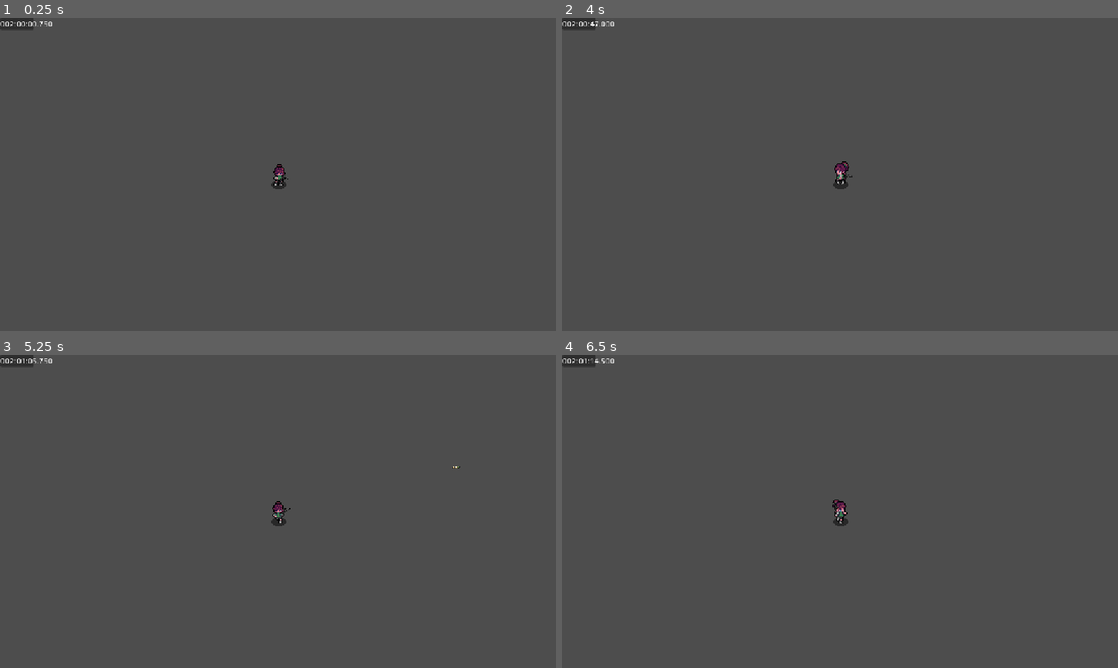
Above: before the commit, frames 1-4 (two rows, left to right).
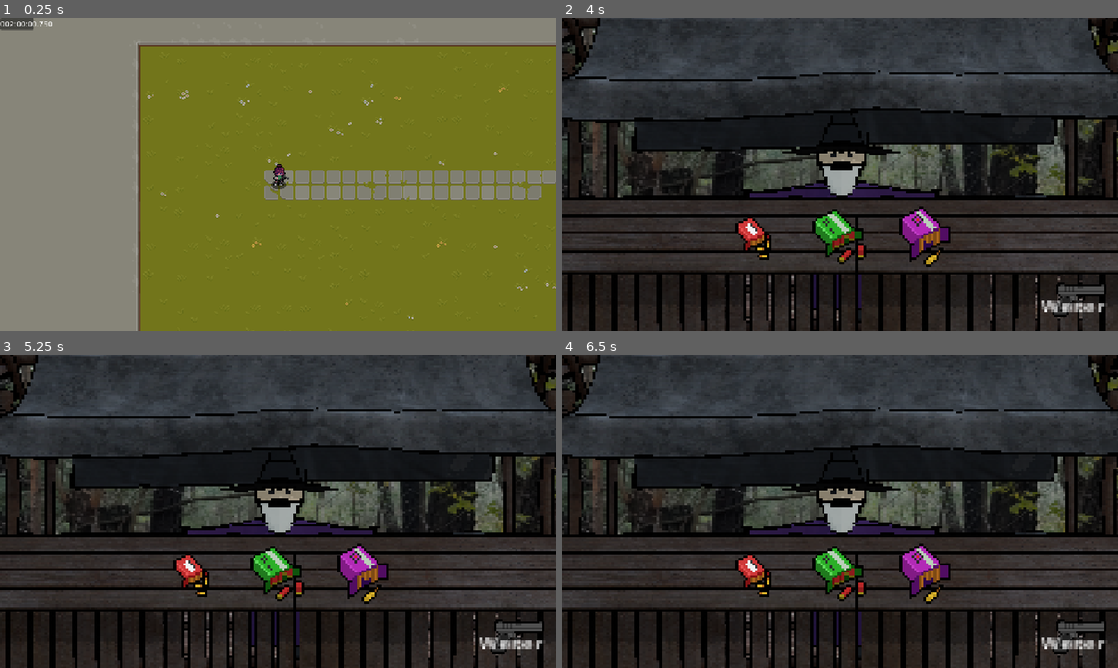
Above: after the commit, the same moments.

Repository: linus-privat/gamejam
Game: Godot game, scene res://scenes/level/level1.tscn
Same seed, same stepped clock (60 frames per second), same inputs: the game is played once before the commit and once after it. Before the commit the project starts from res://scenes/level/level_parent.tscn. The engine's default icon, where the game draws it, is replaced by a stand-in: a white triangle on a blue panel in a dark square.
Inputs (mouse positions are in pixels of both pictures, inside the frame that each line leads up to):
- Up to frame 1 (0.25 s): no input
- Up to frame 2 (4 s): move the mouse to (962, 158) at 0.52 s; hold D (walk right) 0.53-1.28 s; click (962, 158) at 0.6 s; move the mouse to (728, 190) at 1.27 s; hold S (walk down) 1.28-2.03 s; click (728, 190) at 1.35 s; move the mouse to (895, 105) at 2.02 s; hold D (walk right) 2.03-2.78 s; click (895, 105) at 2.1 s; move the mouse to (812, 237) at 2.77 s; hold W (walk up) 2.78-3.53 s; click (812, 237) at 2.85 s; move the mouse to (1006, 221) at 3.52 s; hold A (walk left) from 3.53 s (still down); click (1006, 221) at 3.6 s
- Up to frame 3 (5.25 s): move the mouse to (111, 464) at 4.27 s; click (111, 464) at 4.35 s; move the mouse to (305, 511) at 5.02 s; release A (walk left) at 5.03 s; hold S (walk down) from 5.03 s (still down); click (305, 511) at 5.1 s
- Up to frame 4 (6.5 s): move the mouse to (756, 433) at 5.77 s; release S (walk down) at 5.78 s; hold D (walk right) from 5.78 s (still down); click (756, 433) at 5.85 s

The runs differ from the first frame. In frame 1, 99% of the frame differs, in the area x 0-100%, y 0-100%; in frame 2, 81%; in frame 3, 81%; in frame 4, 81%.

Commit message:
enemie

Diff:
--- a/gamejamgame/project.godot
+++ b/gamejamgame/project.godot
@@ -11,7 +11,7 @@
 [application]
 
 config/name="GameJamGame"
-run/main_scene="uid://bq5i78yipkdi8"
+run/main_scene="uid://cgekm5esv545c"
 config/features=PackedStringArray("4.4", "Mobile")
 config/icon="res://icon.svg"
 
--- a/gamejamgame/scenes/level/level1.tscn
+++ b/gamejamgame/scenes/level/level1.tscn
@@ -1,8 +1,9 @@
-[gd_scene load_steps=5 format=4 uid="uid://cgekm5esv545c"]
+[gd_scene load_steps=6 format=4 uid="uid://cgekm5esv545c"]
 
 [ext_resource type="PackedScene" uid="uid://bq5i78yipkdi8" path="res://scenes/level/level_parent.tscn" id="1_rcrrn"]
 [ext_resource type="Script" uid="uid://dneei4n3tldsf" path="res://scenes/level/level_1.gd" id="2_lm0m4"]
 [ext_resource type="Texture2D" uid="uid://cgcoe3l02845q" path="res://icon.svg" id="3_pgq8h"]
+[ext_resource type="PackedScene" uid="uid://dtg5v5ivr5ylh" path="res://scenes/player/mage.tscn" id="4_5yh3o"]
 
 [sub_resource type="RectangleShape2D" id="RectangleShape2D_gvmle"]
 size = Vector2(67, 53)
@@ -16,7 +17,10 @@
 [node name="StoneLayer" parent="." index="1"]
 tile_map_data = PackedByteArray("AAD//x4AAAABAAEAAAD//x0AAAABAAEAAAD//xwAAAAAAAcAAAD//xsAAAAAAAYAAAD//xoAAAAAAAYAAAD//x …(52800 unchanged characters)…
 
-[node name="Area2D" type="Area2D" parent="." index="5"]
+[node name="Mage" parent="." index="3" instance=ExtResource("4_5yh3o")]
+position = Vector2(753, 97)
+
+[node name="Area2D" type="Area2D" parent="." index="6"]
 
 [node name="CollisionShape2D" type="CollisionShape2D" parent="Area2D" index="0"]
 position = Vector2(767, 258)
--- a/gamejamgame/scenes/player/Enemies.tscn
+++ b/gamejamgame/scenes/player/Enemies.tscn
@@ -1,7 +1,6 @@
-[gd_scene load_steps=3 format=3 uid="uid://def0fwj883mo5"]
+[gd_scene load_steps=2 format=3 uid="uid://def0fwj883mo5"]
 
 [ext_resource type="Script" uid="uid://w2lmjgbeeyg1" path="res://scenes/player/enemies.gd" id="1_5rsm2"]
-[ext_resource type="Texture2D" uid="uid://cgcoe3l02845q" path="res://icon.svg" id="2_5rsm2"]
 
 [node name="Enemies" type="CharacterBody2D"]
 collision_layer = 4
@@ -15,8 +14,4 @@
 
 [node name="CollisionShape2D" type="CollisionShape2D" parent="NoticeArea"]
 
-[node name="Sprite2D" type="Sprite2D" parent="."]
-position = Vector2(30, -5)
-texture = ExtResource("2_5rsm2")
-
 [connection signal="body_entered" from="NoticeArea" to="." method="_on_notice_area_body_entered"]
--- a/gamejamgame/scenes/player/enemies.gd
+++ b/gamejamgame/scenes/player/enemies.gd
@@ -4,7 +4,7 @@
 
 var active: bool = false
 var speed: int = 0
-var max_speed: int = 200
+var max_speed: int = 100
 var speed_multiplier: int = 1
 
 func _process(delta: float) -> void:
--- a/gamejamgame/scenes/player/mage.gd
+++ b/gamejamgame/scenes/player/mage.gd
@@ -1 +1,24 @@
 extends EnemieParent
+
+var attack = false
+
+func _process(delta: float) -> void:
+	if active:
+		$Movement.play("idle")
+		var direction = (Globals.player_pos - position).normalized()
+		velocity = direction * speed * speed_multiplier
+		move_and_collide(velocity * delta)
+	if attack:
+		$DamageArea.global_position = Globals.player_pos
+		$DamageArea.visible = true
+		$DamageArea/Attack.play("attack")
+	else:
+		$DamageArea.visible = false
+
+func _on_attack_trigger_body_entered(body: Node2D) -> void:
+	self.active = false
+	self.attack = true
+
+func _on_attack_trigger_body_exited(body: Node2D) -> void:
+	self.active = true
+	self.attack = false
--- a/gamejamgame/scenes/player/mage.tscn
+++ b/gamejamgame/scenes/player/mage.tscn
@@ -1,14 +1,129 @@
-[gd_scene load_steps=6 format=3 uid="uid://dtg5v5ivr5ylh"]
+[gd_scene load_steps=24 format=3 uid="uid://dtg5v5ivr5ylh"]
 
 [ext_resource type="PackedScene" uid="uid://def0fwj883mo5" path="res://scenes/player/Enemies.tscn" id="1_85jc8"]
 [ext_resource type="Texture2D" uid="uid://b0c0hxsnu4fs1" path="res://assets/characters/enemys/Demons/Mage/Mage_.png" id="1_v3bfl"]
 [ext_resource type="Script" uid="uid://bo53tq5ywi2xn" path="res://scenes/player/mage.gd" id="2_gqmpc"]
+[ext_resource type="Texture2D" uid="uid://b83rj3gachcm5" path="res://assets/characters/enemys/Demons/Mage/mage_atk2.png" id="4_4q7pk"]
 
 [sub_resource type="CircleShape2D" id="CircleShape2D_gqmpc"]
 radius = 12.0
 
 [sub_resource type="CircleShape2D" id="CircleShape2D_4q7pk"]
-radius = 141.128
+radius = 223.397
+
+[sub_resource type="AtlasTexture" id="AtlasTexture_cvnjt"]
+atlas = ExtResource("1_v3bfl")
+region = Rect2(0, 0, 128, 64)
+
+[sub_resource type="AtlasTexture" id="AtlasTexture_qkn1a"]
+atlas = ExtResource("1_v3bfl")
+region = Rect2(128, 0, 128, 64)
+
+[sub_resource type="AtlasTexture" id="AtlasTexture_ufbue"]
+atlas = ExtResource("1_v3bfl")
+region = Rect2(256, 0, 128, 64)
+
+[sub_resource type="AtlasTexture" id="AtlasTexture_am1lp"]
+atlas = ExtResource("1_v3bfl")
+region = Rect2(384, 0, 128, 64)
+
+[sub_resource type="AtlasTexture" id="AtlasTexture_q5eec"]
+atlas = ExtResource("1_v3bfl")
+region = Rect2(512, 0, 128, 64)
+
+[sub_resource type="AtlasTexture" id="AtlasTexture_6vc3l"]
+atlas = ExtResource("1_v3bfl")
+region = Rect2(640, 0, 128, 64)
+
+[sub_resource type="AtlasTexture" id="AtlasTexture_n31fr"]
+atlas = ExtResource("1_v3bfl")
+region = Rect2(768, 0, 128, 64)
+
+[sub_resource type="SpriteFrames" id="SpriteFrames_nd3ju"]
+animations = [{
+"frames": [{
+"duration": 1.0,
+"texture": SubResource("AtlasTexture_cvnjt")
+}, {
+"duration": 1.0,
+"texture": SubResource("AtlasTexture_qkn1a")
+}, {
+"duration": 1.0,
+"texture": SubResource("AtlasTexture_ufbue")
+}, {
+"duration": 1.0,
+"texture": SubResource("AtlasTexture_am1lp")
+}, {
+"duration": 1.0,
+"texture": SubResource("AtlasTexture_q5eec")
+}, {
+"duration": 1.0,
+"texture": SubResource("AtlasTexture_6vc3l")
+}, {
+"duration": 1.0,
+"texture": SubResource("AtlasTexture_n31fr")
+}],
+"loop": true,
+"name": &"idle",
+"speed": 5.0
+}]
+
+[sub_resource type="CircleShape2D" id="CircleShape2D_cvnjt"]
+radius = 19.0003
+
+[sub_resource type="AtlasTexture" id="AtlasTexture_6qllo"]
+atlas = ExtResource("4_4q7pk")
+region = Rect2(0, 0, 128, 64)
+
+[sub_resource type="AtlasTexture" id="AtlasTexture_yoiuw"]
+atlas = ExtResource("4_4q7pk")
+region = Rect2(128, 0, 128, 64)
+
+[sub_resource type="AtlasTexture" id="AtlasTexture_n13hi"]
+atlas = ExtResource("4_4q7pk")
+region = Rect2(256, 0, 128, 64)
+
+[sub_resource type="AtlasTexture" id="AtlasTexture_0xybd"]
+atlas = ExtResource("4_4q7pk")
+region = Rect2(384, 0, 128, 64)
+
+[sub_resource type="AtlasTexture" id="AtlasTexture_dtd83"]
+atlas = ExtResource("4_4q7pk")
+region = Rect2(512, 0, 128, 64)
+
+[sub_resource type="AtlasTexture" id="AtlasTexture_ugri3"]
+atlas = ExtResource("4_4q7pk")
+region = Rect2(640, 0, 128, 64)
+
+[sub_resource type="SpriteFrames" id="SpriteFrames_cj3tj"]
+animations = [{
+"frames": [{
+"duration": 5.0,
+"texture": SubResource("AtlasTexture_6qllo")
+}, {
+"duration": 1.5,
+"texture": SubResource("AtlasTexture_yoiuw")
+}, {
+"duration": 2.4,
+"texture": SubResource("AtlasTexture_n13hi")
+}, {
+"duration": 1.0,
+"texture": SubResource("AtlasTexture_0xybd")
+}, {
+"duration": 1.0,
+"texture": SubResource("AtlasTexture_dtd83")
+}, {
+"duration": 1.0,
+"texture": SubResource("AtlasTexture_ugri3")
+}],
+"loop": false,
+"name": &"attack",
+"speed": 5.0
+}]
+
+[sub_resource type="CapsuleShape2D" id="CapsuleShape2D_fvb2a"]
+radius = 8.0
+height = 44.0
 
 [node name="Mage" instance=ExtResource("1_85jc8")]
 script = ExtResource("2_gqmpc")
@@ -17,9 +132,32 @@
 shape = SubResource("CircleShape2D_gqmpc")
 
 [node name="CollisionShape2D" parent="NoticeArea" index="0"]
+scale = Vector2(1.5, 1.5)
 shape = SubResource("CircleShape2D_4q7pk")
 
-[node name="Sprite2D" parent="." index="2"]
-texture = ExtResource("1_v3bfl")
-hframes = 10
-vframes = 6
+[node name="Movement" type="AnimatedSprite2D" parent="." index="2"]
+position = Vector2(29, -6)
+sprite_frames = SubResource("SpriteFrames_nd3ju")
+animation = &"idle"
+
+[node name="AttackTrigger" type="Area2D" parent="." index="3"]
+
+[node name="CollisionShape2D" type="CollisionShape2D" parent="AttackTrigger" index="0"]
+scale = Vector2(10, 10)
+shape = SubResource("CircleShape2D_cvnjt")
+
+[node name="DamageArea" type="Area2D" parent="." index="4"]
+
+[node name="Attack" type="AnimatedSprite2D" parent="DamageArea" index="0"]
+sprite_frames = SubResource("SpriteFrames_cj3tj")
+animation = &"attack"
+frame = 5
+frame_progress = 1.0
+
+[node name="CollisionShape2D" type="CollisionShape2D" parent="DamageArea" index="1"]
+position = Vector2(0, 7)
+rotation = 1.5708
+shape = SubResource("CapsuleShape2D_fvb2a")
+
+[connection signal="body_entered" from="AttackTrigger" to="." method="_on_attack_trigger_body_entered"]
+[connection signal="body_exited" from="AttackTrigger" to="." method="_on_attack_trigger_body_exited"]
--- a/gamejamgame/scenes/player/player.gd
+++ b/gamejamgame/scenes/player/player.gd
@@ -1,4 +1,5 @@
 extends CharacterBody2D
+class_name Player
 
 signal shoot(pos_r,pos_l, direction)
 
